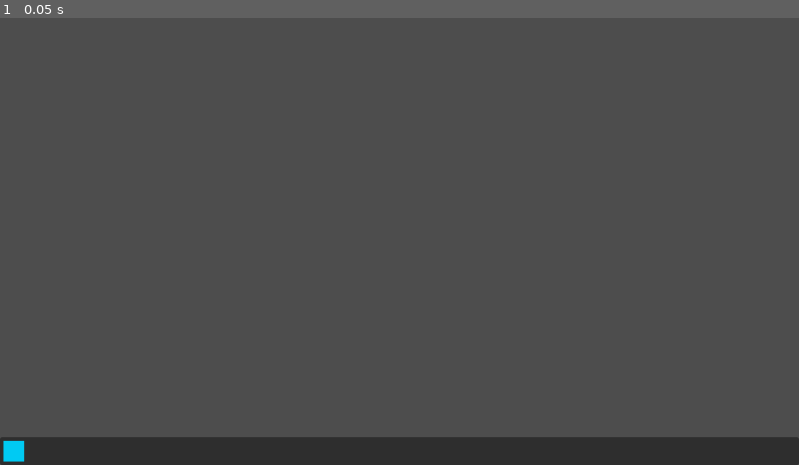
Above: before the commit, frame 1.
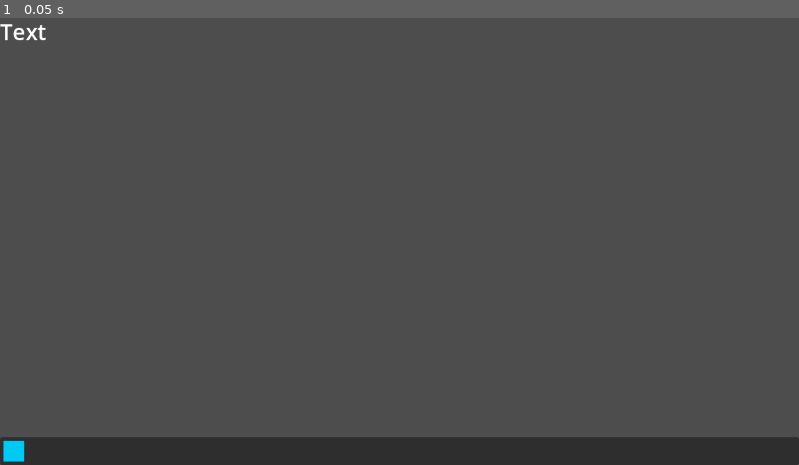
Above: after the commit, the same moment.

Repository: popcar2/GodotOS
Game: Godot game, scene res://Scenes/Main/MainScene.tscn
The game is run twice, just before and just after one commit, with the same random seed, the same clock (stepped at 60 frames per second) and the same inputs.
Inputs:
- Up to frame 1 (0.05 s): no input

The runs differ from the first frame. In frame 1, less than 0.1% of the frame differs, in the area x 0-6%, y 1-6%.
Error after the commit: Attempt to call function 'spawn_window' in base 'null instance' on a null instance. (res://Scenes/Misc/Benchmark)

Commit message:
Add window benchmark test

Diff:
--- a/Scenes/Desktop/desktop_folder.gd
+++ b/Scenes/Desktop/desktop_folder.gd
@@ -59,6 +59,7 @@
 	var window: Panel = load("res://Scenes/Window/File Manager/file_manager_window.tscn").instantiate()
 	window.title_text = %"Folder Title".text
 	window.get_node("%File Manager Window").file_path = folder_path + folder_name
+	window.global_position = Vector2(randi_range(-500, 500), randi_range(-500, 500))
 	get_tree().current_scene.add_child(window)
 
 	var taskbar_button: MarginContainer = load("res://Scenes/Taskbar/taskbar_button.tscn").instantiate()
--- a/Scenes/Desktop/folder.tscn
+++ b/Scenes/Desktop/folder.tscn
@@ -23,7 +23,7 @@
 
 [sub_resource type="PlaceholderTexture2D" id="PlaceholderTexture2D_up0mv"]
 
-[node name="Folder" type="Control"]
+[node name="Folder" type="Control" groups=["folder"]]
 custom_minimum_size = Vector2(80, 110)
 layout_mode = 3
 anchors_preset = 0
--- a/Scenes/Main/MainScene.tscn
+++ b/Scenes/Main/MainScene.tscn
@@ -1,7 +1,8 @@
-[gd_scene load_steps=3 format=3 uid="uid://bmjyglrsf04uo"]
+[gd_scene load_steps=4 format=3 uid="uid://bmjyglrsf04uo"]
 
 [ext_resource type="Script" path="res://Scenes/Main/folder_manager.gd" id="1_c0q37"]
 [ext_resource type="PackedScene" uid="uid://cfj5p5pgfnywp" path="res://Scenes/Taskbar/taskbar.tscn" id="2_35ao4"]
+[ext_resource type="PackedScene" uid="uid://gmc12dsm1usj" path="res://Scenes/Misc/Benchmark Tester/benchmark_test.tscn" id="3_xusf5"]
 
 [node name="Control" type="Control"]
 layout_mode = 3
@@ -32,3 +33,5 @@
 [node name="Taskbar" parent="." instance=ExtResource("2_35ao4")]
 layout_mode = 1
 offset_top = 0.0
+
+[node name="Benchmark Test" parent="." instance=ExtResource("3_xusf5")]
--- /dev/null
+++ b/Scenes/Misc/Benchmark Tester/benchmark_test.gd
@@ -0,0 +1,11 @@
+extends Node
+
+var windows: int
+
+func _physics_process(_delta):
+	window_spawner()
+
+func window_spawner():
+	get_tree().get_first_node_in_group("folder").spawn_window()
+	windows += 1
+	$RichTextLabel.text = "Windows: %d\nFPS: %d" % [windows, Performance.get_monitor(Performance.TIME_FPS)]
--- /dev/null
+++ b/Scenes/Misc/Benchmark Tester/benchmark_test.tscn
@@ -0,0 +1,12 @@
+[gd_scene load_steps=2 format=3 uid="uid://gmc12dsm1usj"]
+
+[ext_resource type="Script" path="res://Scenes/Misc/Benchmark Tester/benchmark_test.gd" id="1_vxxfi"]
+
+[node name="Benchmark Test" type="Node"]
+script = ExtResource("1_vxxfi")
+
+[node name="RichTextLabel" type="RichTextLabel" parent="."]
+offset_right = 512.0
+offset_bottom = 171.0
+theme_override_font_sizes/normal_font_size = 32
+text = "Text"
--- a/project.godot
+++ b/project.godot
@@ -24,7 +24,8 @@
 [file_customization]
 
 folder_colors={
-"res://Scenes/": "blue"
+"res://Scenes/": "blue",
+"res://Scenes/Misc/": "gray"
 }
 
 [input]
